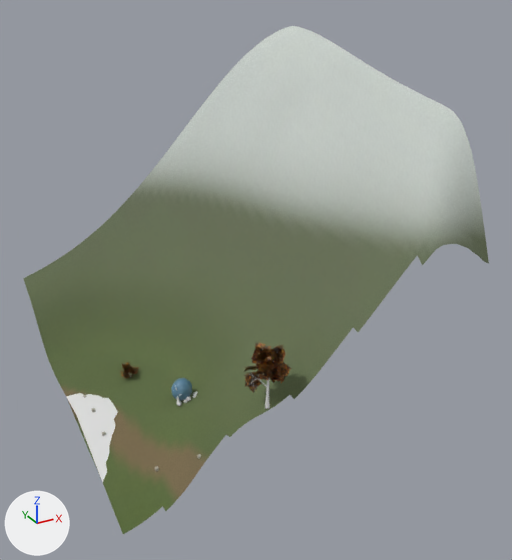
An edit to the glTF model eloria-assets/maps/nymara-regions/whitehorn_range/chunks/05_03/world.glb, drawn before and after from the same camera.
One viewpoint serves both versions: a 50 mm camera at (-104.2, -280.0, 190.4) aimed at (-18.0, -123.1, 111.9). Lighting does not change. The marker at lower left points along +X, +Y and +Z. The older version comes first. Where no turn or scale is listed for an object, it has been applied to the vertices. Vertices at exactly the same position are counted once.

The first picture shows 'BridgeUnionPier_001_484_348', 'BridgeUnionPier_001_492_364', 'Grove_00002_Tree_0813_understory_hazel_Canopy', 'Grove_00003_Tree_0920_dead_snag_Wood', 'Grove_00005_Tree_0487_rust_maple_Canopy', 'Grove_00005_Tree_0487_rust_maple_Wood', 'Outcrop_0007_0_Prop_serac_0005', 'Outcrop_0007_1_Prop_rocks_0519', 'Outcrop_0007_2_Prop_rocks_0519', 'Terrain_whitehorn_range_05_03', 'Walk__StreamThreshold_amberwood--whitehorn_range_whitehorn_range', 'Water_whitehorn_range_05_03'.
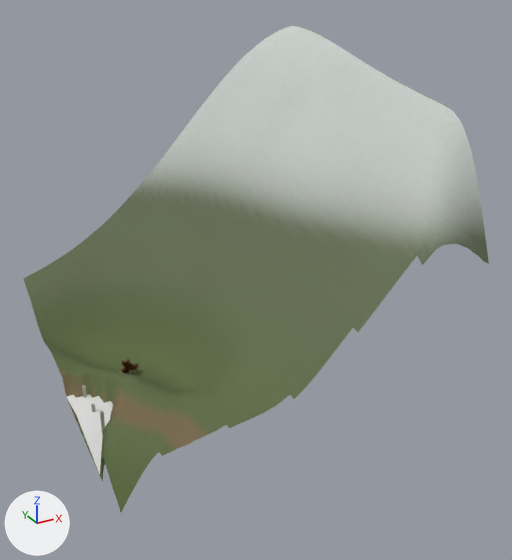
Where the change shows, as pixel boxes [x1, y1, x2, y2] in the pictures (512 x 560 px; the box of a moved part takes in the faces that stretch with it):
'Terrain_whitehorn_range_05_03', reshaped: before [23, 26, 489, 534]; after [23, 26, 489, 512]
'Grove_00005_Tree_0487_rust_maple_Canopy', deleted (brown): before [243, 342, 292, 393]
'Walk__StreamThreshold_amberwood--whitehorn_range_whitehorn_range', reshaped (16% shorter): before [170, 452, 210, 483]; after [168, 428, 210, 454]
'Outcrop_0007_0_Prop_serac_0005', deleted: before [171, 378, 192, 401]
'Grove_00002_Tree_0813_understory_hazel_Canopy', moved: before [120, 362, 139, 378]; after [120, 359, 139, 374]
'Grove_00005_Tree_0487_rust_maple_Wood', deleted: before [247, 348, 276, 409]
'BridgeUnionPier_001_484_332', moved, rescaled (not visible before): after [82, 385, 87, 398]
'Outcrop_0007_1_Prop_rocks_0519', deleted: before [186, 391, 198, 401]
'Outcrop_0007_2_Prop_rocks_0519', deleted: before [177, 399, 188, 406]
'Grove_00003_Tree_0920_dead_snag_Wood', deleted: before [174, 385, 181, 403]
'BridgeUnionPier_001_492_364', deleted: before [155, 466, 159, 471]
part 1 of me_terrain_whitehorn_range_05_03, moved or reshaped: before [34, 309, 267, 534]; after [34, 309, 268, 512]
part 2 of me_water_whitehorn_range_05_03, moved or reshaped (not visible afterwards): before [74, 393, 115, 407]
part 3 of me_water_whitehorn_range_05_03, moved or reshaped (not visible afterwards): before [107, 409, 118, 453]
part 4 of me_water_whitehorn_range_05_03, moved or reshaped (not visible afterwards): before [100, 458, 108, 482]
part 6 of me_bridgeunionpier_001_484_348, moved or reshaped: before [102, 431, 106, 436]; after [100, 410, 105, 435]

What changed in the scene script:
```text
Change me_terrain_whitehorn_range_05_03:
    remove me_terrain_whitehorn_range_05_03.from_pydata(...)  # 2296 vertices, 4398 faces; spans x 480.0..576.0, y -384.0..-288.0, z 70.5..173.0
    add me_terrain_whitehorn_range_05_03.from_pydata(...)  # 2296 vertices, 4398 faces; spans x 480.0..576.0, y -384.0..-288.0, z 75.4..173.0
    me_terrain_whitehorn_range_05_03 part 1: 439 of 2296 vertices moved; they spanned x 480.0..516.0, y -378.0..-300.0, z 70.5..95.9 and now span x 480.0..516.0, y -378.0..-300.0, z 76.9..96.0; mean shift (0.0, 0.0, 5.7); largest move (490.0, -376.0, 74.6) -> (490.0, -376.0, 90.4)
Change me_water_whitehorn_range_05_03:
    remove me_water_whitehorn_range_05_03.from_pydata(...)  # 106 vertices, 150 faces; spans x 480.0..490.1, y -360.5..-329.9, z 75.3..83.0
    add me_water_whitehorn_range_05_03.from_pydata(...)  # 106 vertices, 150 faces; spans x 480.0..490.0, y -360.0..-330.0, z 75.5..83.0
    me_water_whitehorn_range_05_03 part 2: 16 of 106 vertices moved; they spanned x 480.0..490.1, y -340.0..-329.9, z 83.0 and now span x 480.0..490.0, y -340.0..-330.0, z 83.0; mean shift (-0.6, -0.6, 0.0); largest move (489.9, -336.1, 83.0) -> (488.1, -337.9, 83.0)
    me_water_whitehorn_range_05_03 part 3: 9 of 106 vertices moved; they spanned x 484.7..490.0, y -352.0..-343.4, z 79.5..83.0 and now span x 484.0..490.0, y -352.0..-342.0, z 79.4..83.0; mean shift (-0.8, 0.0, -0.1); largest move (489.6, -344.4, 83.0) -> (488.0, -346.0, 82.5)
    me_water_whitehorn_range_05_03 part 4: 6 of 106 vertices moved; they spanned x 480.0..482.3, y -360.5..-356.0, z 75.3..77.5 and now span x 480.0..482.0, y -360.0..-356.0, z 75.5..77.4; mean shift (-0.6, 0.1, -0.1); largest move (481.5, -358.5, 76.4) -> (480.0, -360.0, 75.5)
Change me_bridgeunionpier_001_484_332:
    remove me_bridgeunionpier_001_484_332.from_pydata(...)  # 8 vertices, 12 faces; spans x 484.1..484.9, y -332.9..-332.1, z 82.627..83.323
    add me_bridgeunionpier_001_484_332.from_pydata(...)  # 8 vertices, 12 faces; spans x 484.1..484.9, y -332.9..-332.1, z 82.627..86.457
    me_bridgeunionpier_001_484_332 part 5: the whole mesh is scaled about its middle by (1, 1, 5.51), then moved by (0.0, 0.0, 1.567)
Change me_bridgeunionpier_001_484_348:
    remove me_bridgeunionpier_001_484_348.from_pydata(...)  # 8 vertices, 12 faces; spans x 484.1..484.9, y -348.9..-348.1, z 80.271..81.271
    add me_bridgeunionpier_001_484_348.from_pydata(...)  # 8 vertices, 12 faces; spans x 484.1..484.9, y -348.9..-348.1, z 80.271..87.719
    me_bridgeunionpier_001_484_348 part 6
    add for i in [2, 3, 6, 7]: me_bridgeunionpier_001_484_348.vertices[i].co += Vector((0.0, 0.0, 6.448))
Change me_walk__streamthreshold_amberwood__whitehorn_range_whitehorn_range:
    remove me_walk__streamthreshold_amberwood__whitehorn_range_whitehorn_range.from_pydata(...)  # 63 vertices, 96 faces; spans x 493.0..501.0, y -378.0..-372.0, z 81.18..86.81
    add me_walk__streamthreshold_amberwood__whitehorn_range_whitehorn_range.from_pydata(...)  # 63 vertices, 96 faces; spans x 493.0..501.0, y -378.0..-372.0, z 90.6..92.41
    me_walk__streamthreshold_amberwood__whitehorn_range_whitehorn_range part 7: 63 of 63 vertices moved; they spanned x 493.0..501.0, y -378.0..-372.0, z 81.18..86.81 and now span x 493.0..501.0, y -378.0..-372.0, z 90.6..92.41; mean shift (0.0, 0.0, 7.48)
Change ob_grove_00002_tree_0813_understory_hazel_canopy:
    ob_grove_00002_tree_0813_understory_hazel_canopy.location: (-51.5, -109.8, 83.6) -> (-51.5, -109.8, 84.6)
Remove ob_grove_00003_tree_0920_dead_snag_wood:
    ob_grove_00003_tree_0920_dead_snag_wood = bpy.data.objects.new('Grove_00003_Tree_0920_dead_snag_Wood', me_tree_dead_snag_v2_low_wood)
Remove ob_grove_00005_tree_0487_rust_maple_wood:
    ob_grove_00005_tree_0487_rust_maple_wood = bpy.data.objects.new('Grove_00005_Tree_0487_rust_maple_Wood', me_tree_rust_maple_v0_mid_wood)
Remove ob_grove_00005_tree_0487_rust_maple_canopy:
    ob_grove_00005_tree_0487_rust_maple_canopy = bpy.data.objects.new('Grove_00005_Tree_0487_rust_maple_Canopy', me_tree_rust_maple_v0_mid_canopy)
Remove ob_outcrop_0007_0_prop_serac_0005:
    ob_outcrop_0007_0_prop_serac_0005 = bpy.data.objects.new('Outcrop_0007_0_Prop_serac_0005', me_serac_0)
Remove ob_outcrop_0007_1_prop_rocks_0519:
    ob_outcrop_0007_1_prop_rocks_0519 = bpy.data.objects.new('Outcrop_0007_1_Prop_rocks_0519', me_rocks_1)
Remove ob_outcrop_0007_2_prop_rocks_0519:
    ob_outcrop_0007_2_prop_rocks_0519 = bpy.data.objects.new('Outcrop_0007_2_Prop_rocks_0519', me_rocks_1)
Remove ob_bridgeunionpier_001_492_364:
    ob_bridgeunionpier_001_492_364 = bpy.data.objects.new('BridgeUnionPier_001_492_364', me_bridgeunionpier_001_492_364)
```
